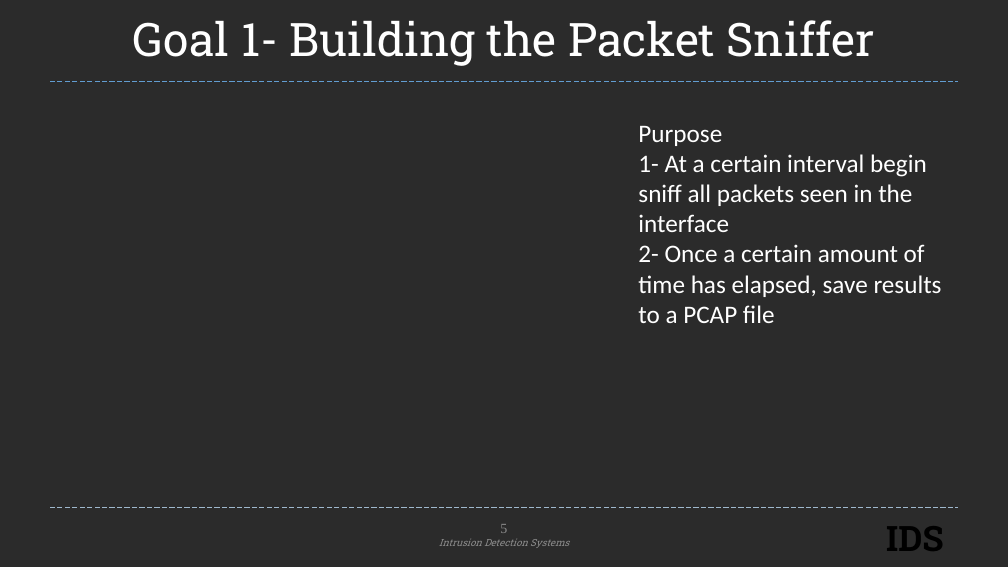
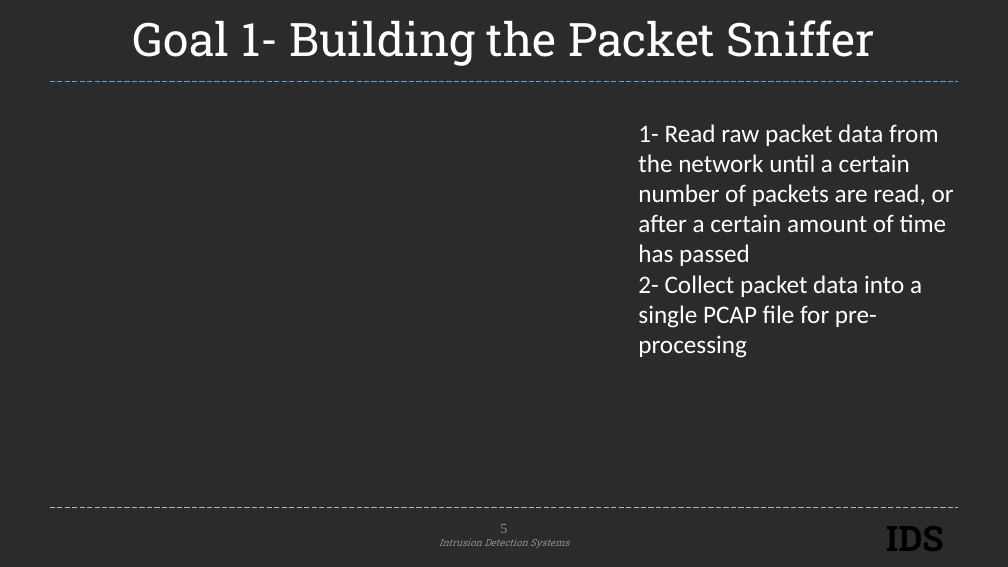
Before and after one commit to AndrewQuijano/Operating_Systems_II, a slide deck: slide 5 of Project_Presentation.pptx. Drawn at 1008x567 pixels with LibreOffice and Linux fonts; fonts in the diff are those of the drawing; background and template pictures are left out; a plain dark background stands for a picture behind light text. Boxes give left, top, right and bottom in pixels: in the first picture for what was removed or moved away, otherwise in the second. Text is boxed around its words. In the diff, an @@ line names an element or a change of style, - is before the commit and + after.

```diff
--- a/Project_Presentation.pptx
+++ b/Project_Presentation.pptx
@@ text at (638, 124, 954, 358): text changed @@
-Purpose
-1- At a certain interval begin sniff all packets seen in the interface
-2- Once a certain amount of time has elapsed, save results to a PCAP file
+1- Read raw packet data from the network until a certain number of packets are read, or after a certain amount of time has passed
+2- Collect packet data into a single PCAP file for pre-processing
```
Also in this commit, not shown: 4 other slides changed.
